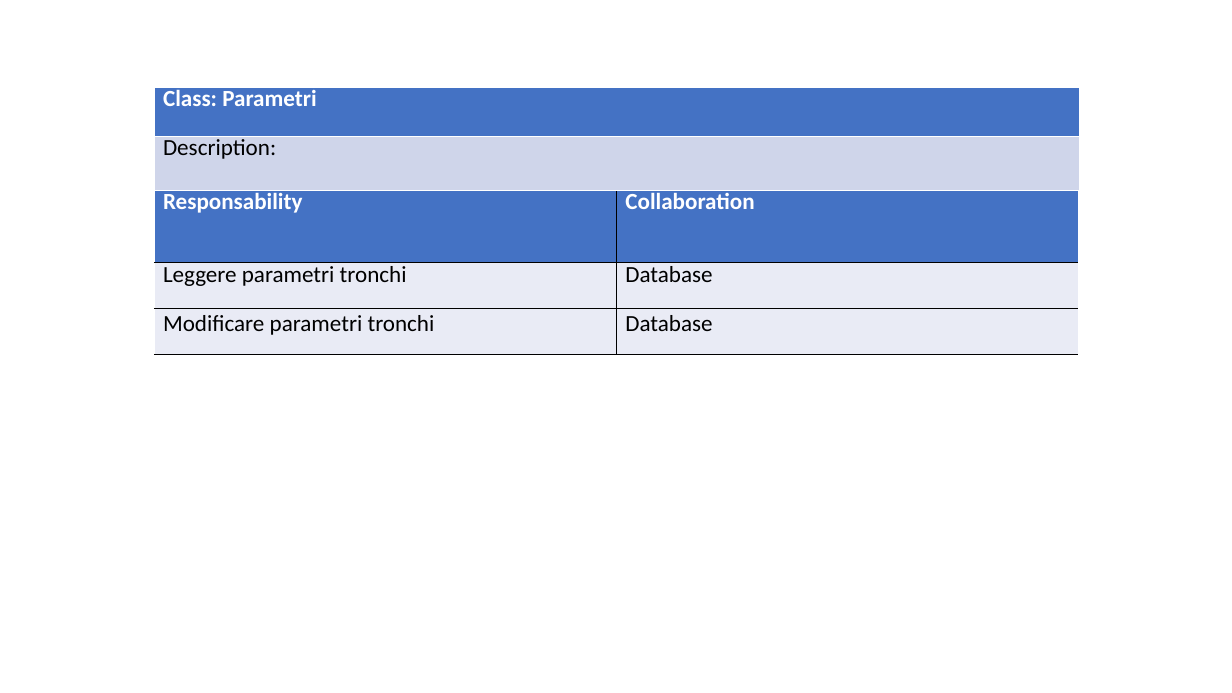
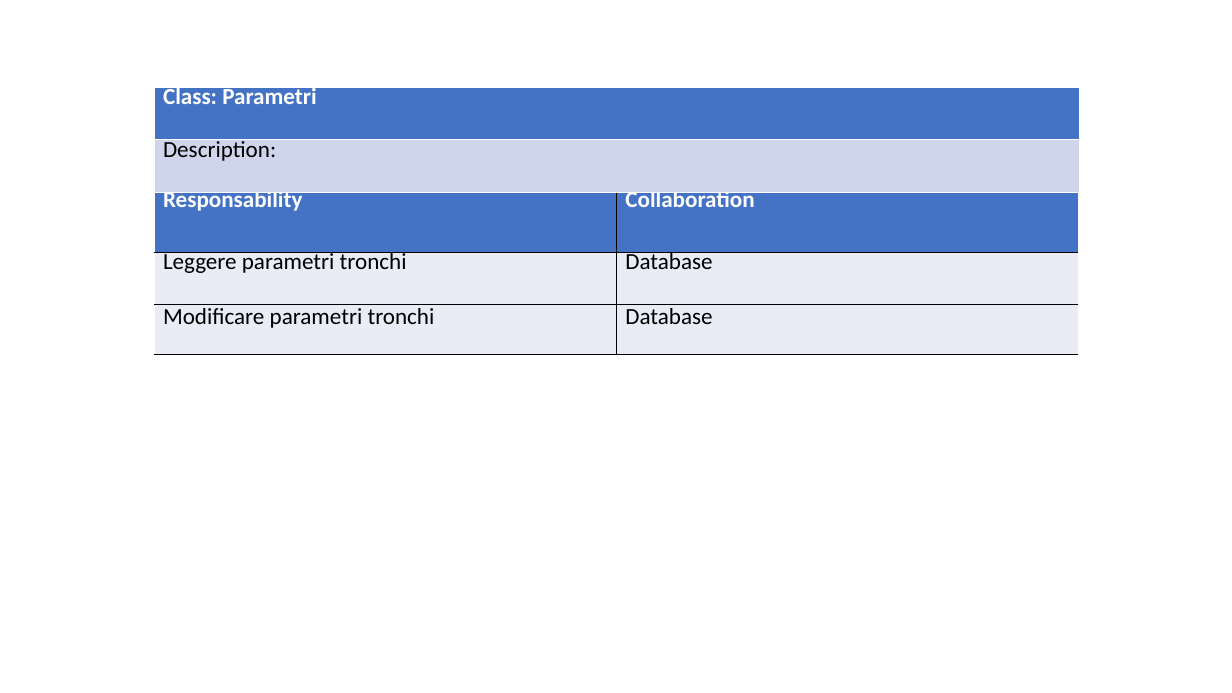
Before and after one commit to ecorradini/ProgettoIDS, a slide deck: slide 10 of AnalisiRequisiti/CRC/UT5/CRC_UT5.ppt (slide 9 before the commit). Drawn at 1232x693 pixels with LibreOffice and Linux fonts; fonts in the diff are those of the drawing. Boxes give left, top, right and bottom in pixels: in the first picture for what was removed or moved away, otherwise in the second. Text is boxed around its words. In the diff, an @@ line names an element or a change of style, - is before the commit and + after.

```diff
--- a/AnalisiRequisiti/CRC/UT5/CRC_UT5.ppt
+++ b/AnalisiRequisiti/CRC/UT5/CRC_UT5.ppt
@@ table at (x1=154, y1=87, x2=1079, y2=190) @@
@@ line spacing 0.69 to 0.58 @@
@@ table at (x1=154, y1=189, x2=1078, y2=354) @@
@@ line spacing 0.69 to 0.58 @@
@@ line spacing 0.83 to 0.69 @@
```
Also in this commit, not shown: 8 other slides changed, 1 slide added, 9 other files.
